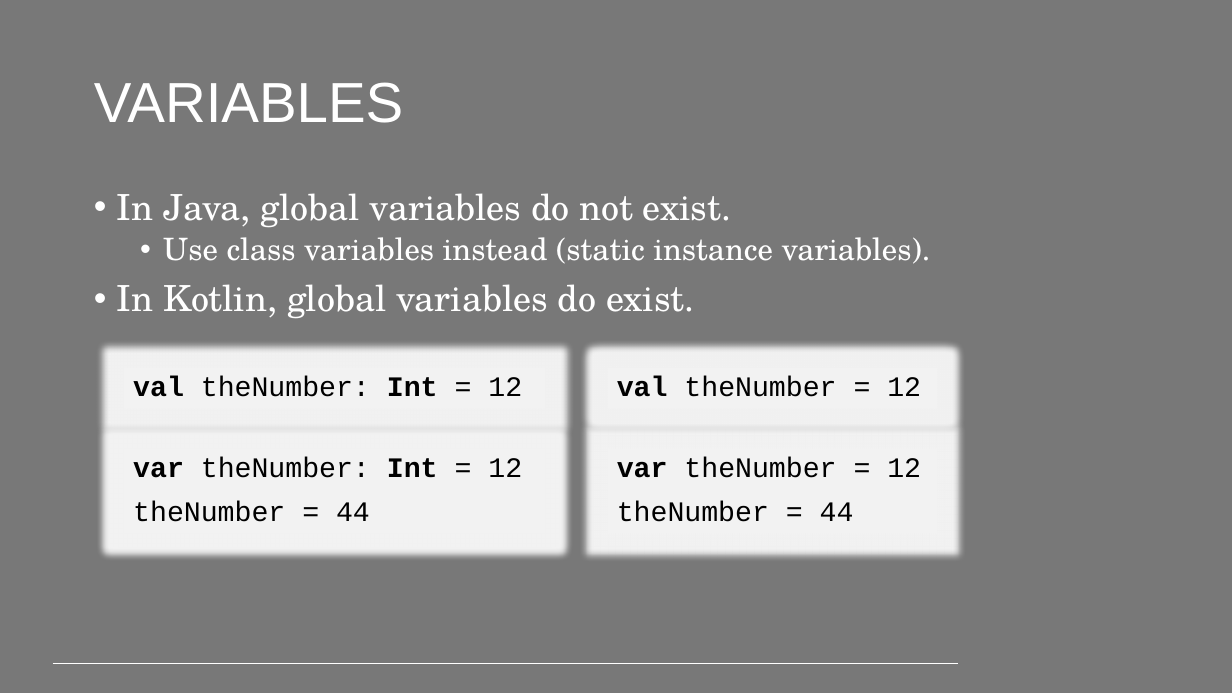
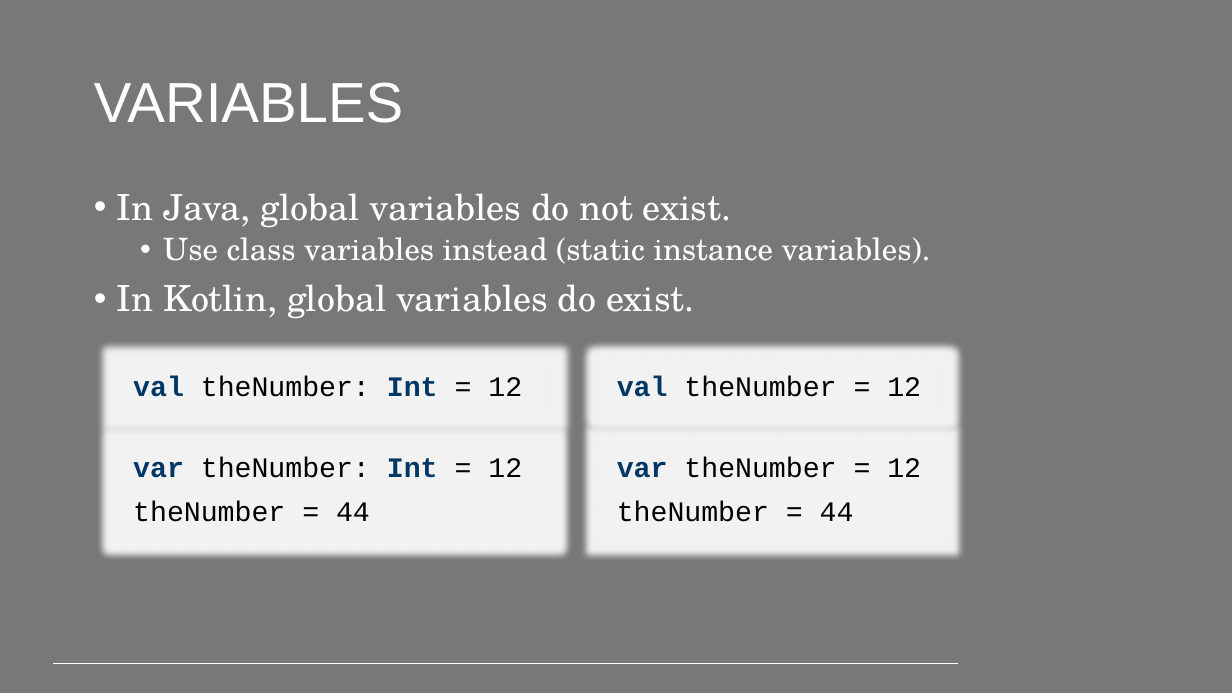
Before and after one commit to PeppeL-G/course-material, a slide deck: slide 4 of src/lectures/kotlin/kotlin.pptx. Drawn at 1232x693 pixels with LibreOffice and Linux fonts; fonts in the diff are those of the drawing; background and template pictures are left out. Boxes give left, top, right and bottom in pixels: in the first picture for what was removed or moved away, otherwise in the second. Text is boxed around its words. In the diff, an @@ line names an element or a change of style, - is before the commit and + after.

```diff
--- a/src/lectures/kotlin/kotlin.pptx
+++ b/src/lectures/kotlin/kotlin.pptx
@@ text "val theNumber: Int = 12" at (133,376,522,397): text colour #000000 to #003865 in "val Int" @@
@@ text "val theNumber = 12" at (617,376,921,397): text colour #000000 to #003865 in "val" @@
@@ text at (133,457,522,478): text colour #000000 to #003865 in "var Int" @@
@@ text at (617,457,921,478): text colour #000000 to #003865 in "var" @@
```
Also in this commit, not shown: 20 other slides changed, 2 slides added, 3 other files.
